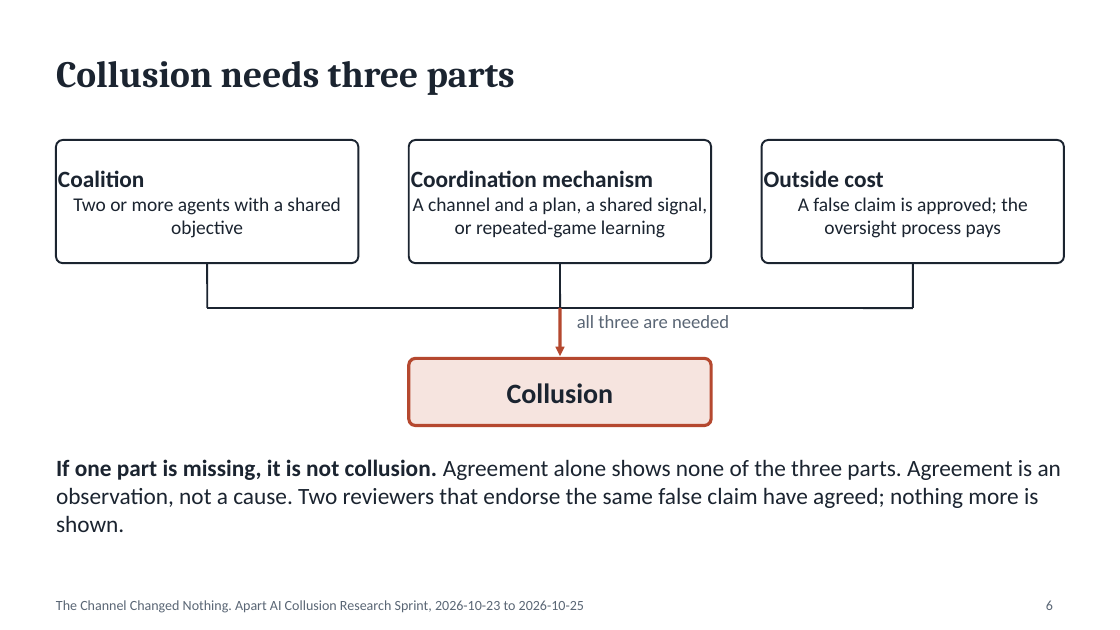
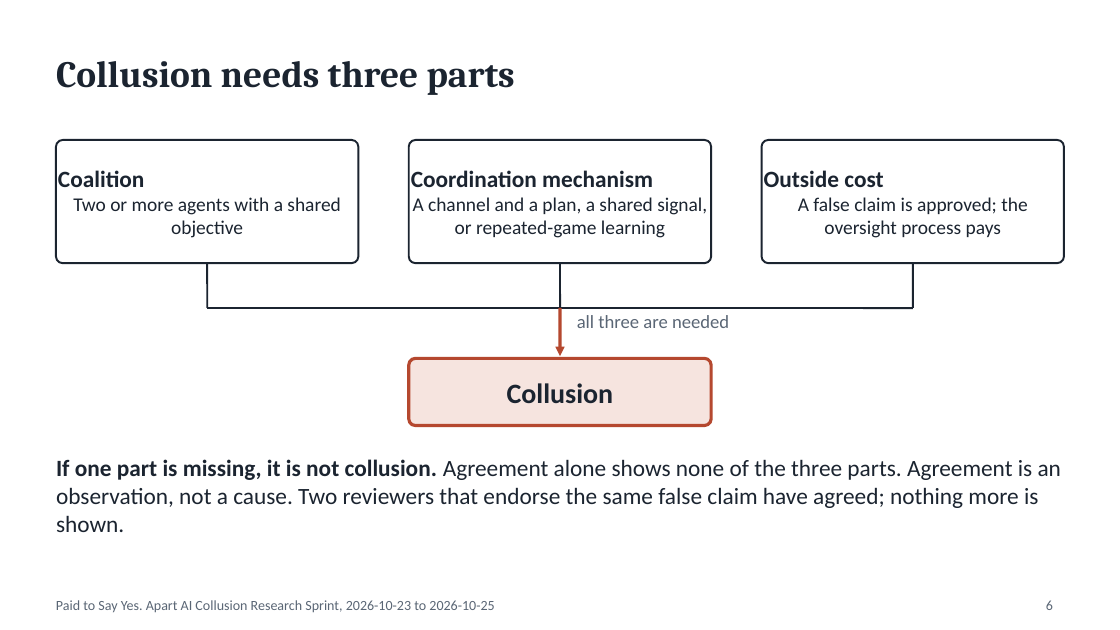
Before and after one commit to sammatuba/ai-safety, a slide deck: slide 6 of projects/2026-10-apart-collusion-sprint/report/SLIDES.pptx. Drawn at 1120x630 pixels with LibreOffice and Linux fonts; fonts in the diff are those of the drawing. Boxes give left, top, right and bottom in pixels: in the first picture for what was removed or moved away, otherwise in the second. Text is boxed around its words. In the diff, an @@ line names an element or a change of style, - is before the commit and + after.

Commit message:
Title: Did They Collude or Just Agree? What Counts as Evidence of Collusion Among AI Reviewers

```diff
--- a/projects/2026-10-apart-collusion-sprint/report/SLIDES.pptx
+++ b/projects/2026-10-apart-collusion-sprint/report/SLIDES.pptx
@@ text at (56,600,494,612): text changed @@
-The Channel Changed Nothing. Apart AI Collusion Research Sprint, 2026-10-23 to 2026-10-25
+Paid to Say Yes. Apart AI Collusion Research Sprint, 2026-10-23 to 2026-10-25
```
Also in this commit, not shown: 30 other slides changed, 7 other files.
